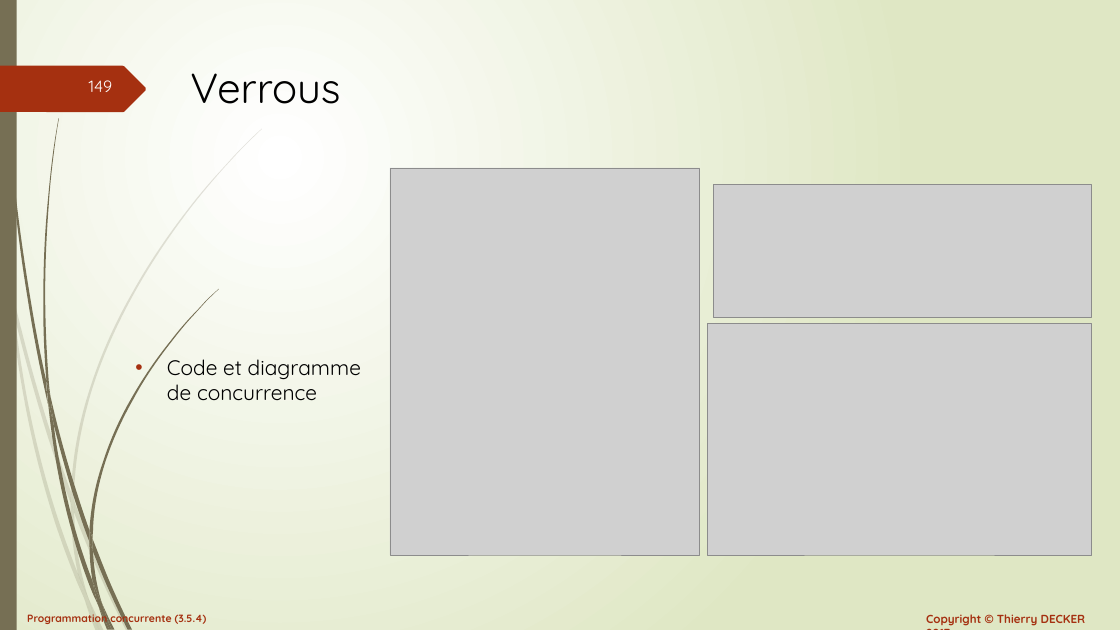
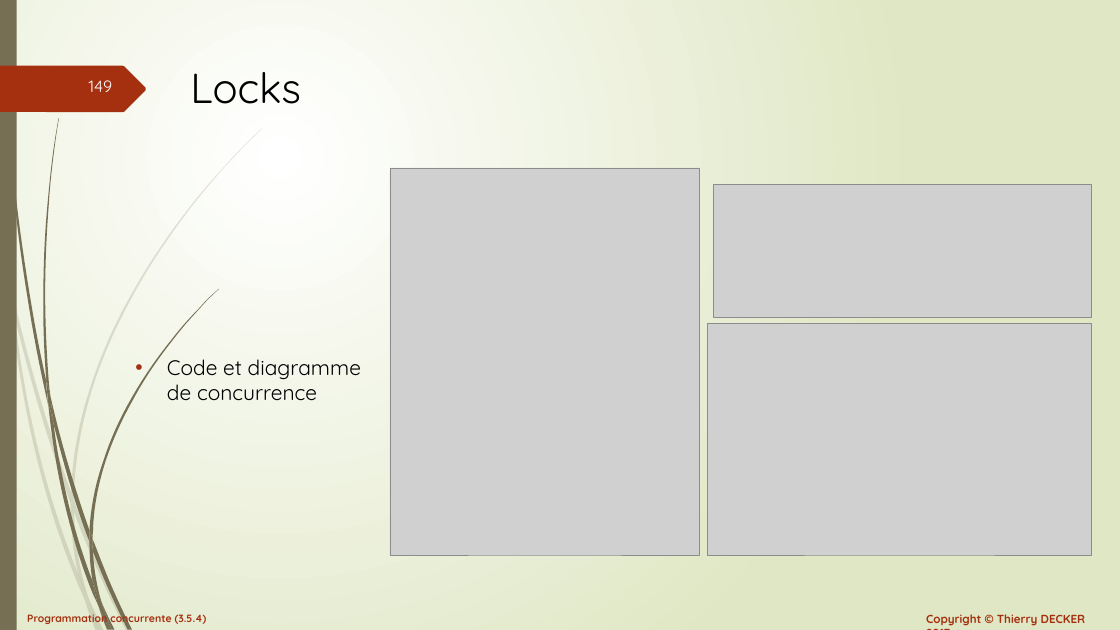
Before and after one commit to VikmanTheRacoon/learning-python, a slide deck: slide 149 of documentations/python-103.pptx. Drawn at 1120x630 pixels with LibreOffice and Linux fonts; fonts in the diff are those of the drawing; grey boxes stand for pictures. Boxes give left, top, right and bottom in pixels: in the first picture for what was removed or moved away, otherwise in the second. Text is boxed around its words. In the diff, an @@ line names an element or a change of style, - is before the commit and + after.

```diff
--- a/documentations/python-103.pptx
+++ b/documentations/python-103.pptx
@@ title at [190,72,301,104]: text changed @@
-Verrous
+Locks
```
Also in this commit, not shown: 1 other slide changed, 2 slides added, 1 other file.
